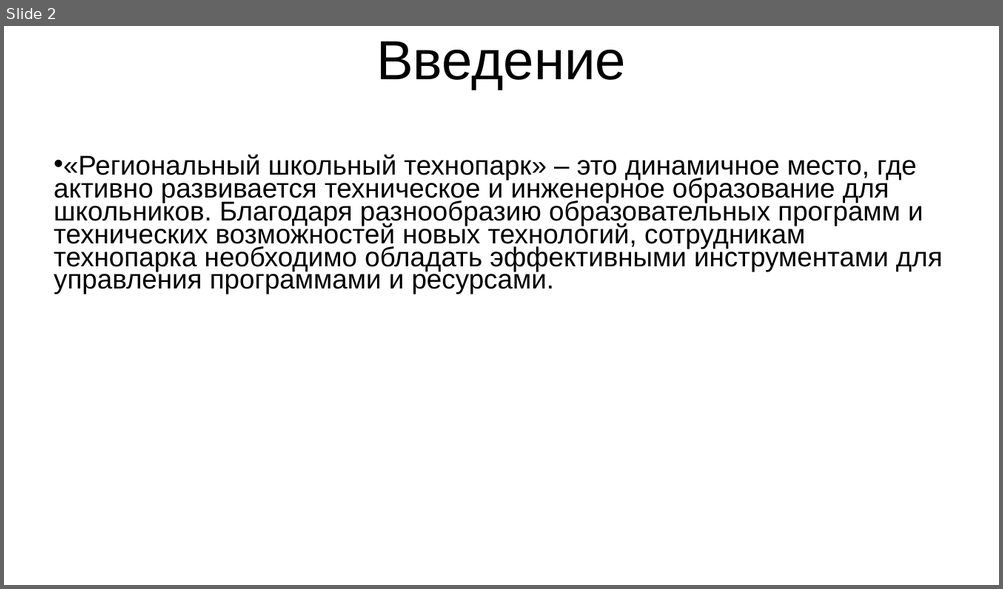
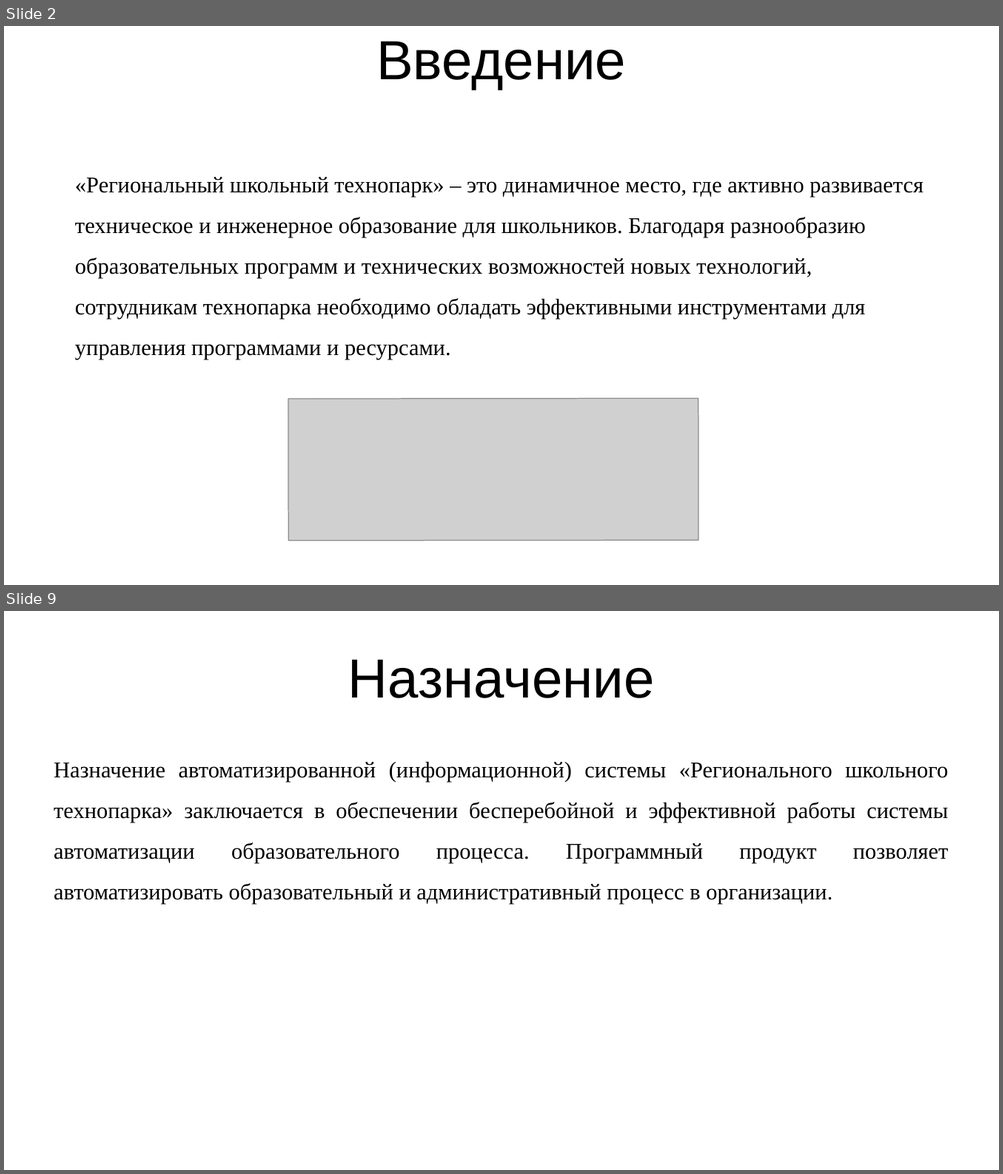
Before and after one commit to RAdKuzur/ASTU, a slide deck: Дипломная работа/Презентация диплома.pptx. Shown one above the other, each under a label of ours: slide 2 before the commit, slides 2 and 9 after it; the slides between them are not shown. The pictures are 1003x589 and 1003x1174 pixels, drawn with LibreOffice and Linux fonts; fonts in the diff are those of the drawing; grey boxes stand for pictures. Boxes give left, top, right and bottom in pixels: in the first picture for what was removed or moved away, otherwise in the second. Text is boxed around its words. In the diff, an @@ line names an element or a change of style, - is before the commit and + after.

```diff
--- a/Дипломная работа/Презентация диплома.pptx
+++ b/Дипломная работа/Презентация диплома.pptx
@@ slide 9 added at <box>4,611,999,1170</box>, background #FFFFFF @@
@@ title added at <box>348,659,654,698</box>, 44 pt, text #000000 @@
+Назначение
@@ text added at <box>54,762,948,904</box>, 18 pt, text #000000 @@
+Назначение автоматизированной (информационной) системы «Регионального школьного технопарка» заключается в обеспечении бесперебойной и эффективной работы системы автоматизации образовательного процесса. Программный продукт позволяет автоматизировать образовательный и административный процесс в организации.
@@ slide 2 changed as well @@
@@ text "«Региональный школьный технопарк» – это ...": place and size @@
-text "«Региональный школьный технопарк» – это ..." at <box>54,154,942,295</box>
+text "«Региональный школьный технопарк» – это ..." at <box>75,177,923,360</box>
@@ text "«Региональный школьный технопарк» – это ..." at <box>75,177,923,360</box>: size 21.7 to 18 pt, font Arial to Times New Roman; bullet • to none; line spacing 0.7 to 1.5 @@
@@ picture added at <box>288,398,698,541</box> @@
```
Also in this commit, not shown: 1 other slide changed, 7 other slides added, 5 slides removed, 3 other files.
